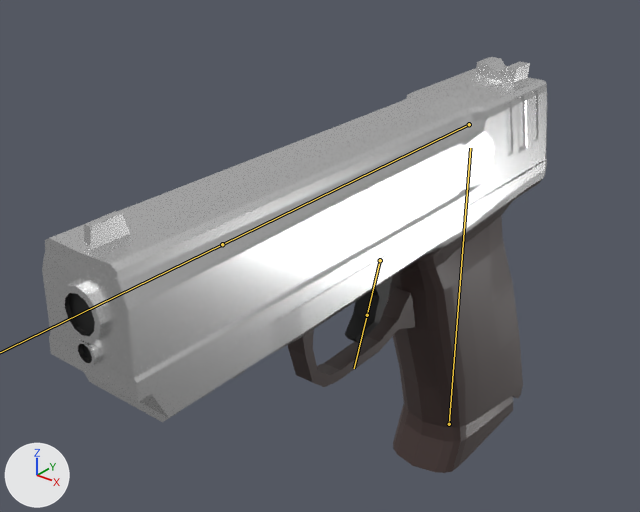
Before and after pictures for a commit that changed the FBX model Assets/MyWeapons/SmithWesson.fbx.
Both versions are drawn from a 50 mm lens placed at (0.343, -0.556, 0.323), pointed at (-0.01, -0.115, 0.049). Lighting does not change. The marker at lower left points along +X, +Y and +Z. The bones that bend it are drawn over the model as lines.

Names of what the first picture shows: 'SmithWesson.001'.
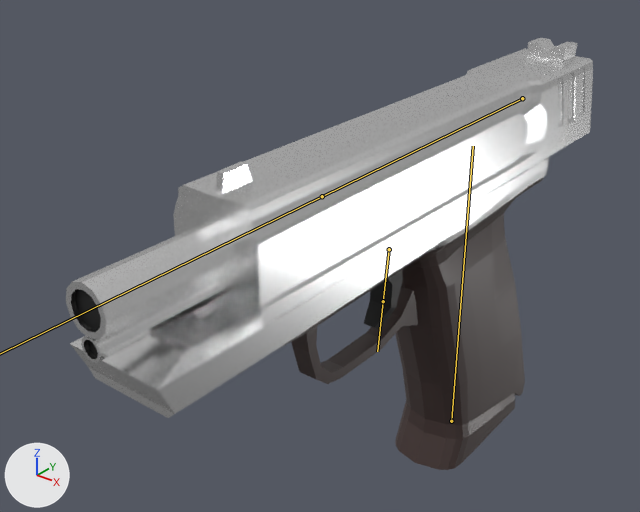
The newer file adds an action. The first version stands in its rest pose; the second is drawn at frame 2 of the action 'SmithWesson|Iddle'.

Scene script edits in JSON lines:
```json
{"block": "bone_bone", "where": "bone_bone = bpy.data.objects['SmithWesson'].pose.bones['Bone']"}
{"op": "set", "path": "bone_bone.location", "old": "(0.0, 0.0, 0.0)", "new": "(0.0, 0.01, -0.06)"}
{"block": "bone_bone_003", "where": "bone_bone_003 = bpy.data.objects['SmithWesson'].pose.bones['Bone.003']  # child of 'Bone'"}
{"op": "set", "path": "bone_bone_003.location", "old": "(0.0, 0.0, 0.0)", "new": "(0.0, -0.09, 0.07)"}
{"op": "set", "path": "bone_bone_003.rotation_quaternion", "old": "(1.0, 0.0, 0.0, 0.0)", "new": "(0.993, 0.119, 0.0, 0.0)", "note": "degrees (0, 0, 0) -> degrees (14, 0, 0)"}
{"block": "bone_bone_004", "where": "bone_bone_004 = bpy.data.objects['SmithWesson'].pose.bones['Bone.004']  # child of 'Bone'"}
{"op": "set", "path": "bone_bone_004.location", "old": "(0.0, 0.0, 0.0)", "new": "(0.0, -1.22, 0.01)"}
```

Changed parts and their boxes [x1, y1, x2, y2] in the pictures (640 x 512 px):
```json
{"object": "SmithWesson.001", "change": "posed", "before": [42, 57, 547, 473], "after": [66, 38, 593, 470]}
{"bone": "Bone", "before": "(449, 424) to (470, 148)", "after": "(451, 421) to (473, 146)"}
{"bone": "Bone.003", "before": "(380, 260) to (367, 315)", "after": "(389, 249) to (383, 301)"}
{"bone": "Bone.004", "before": "(469, 124) to (222, 244)", "after": "(522, 98) to (322, 196)"}
```
